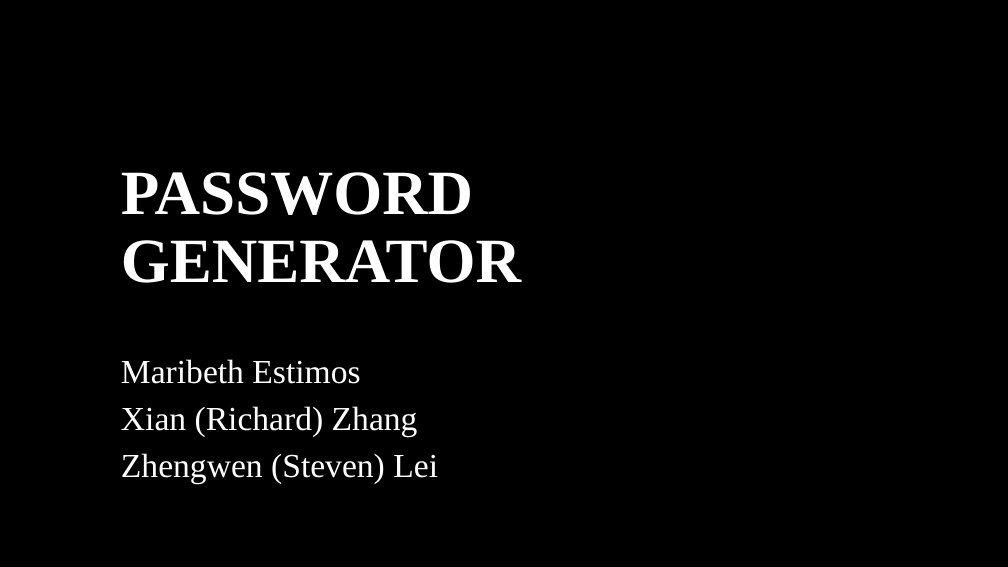
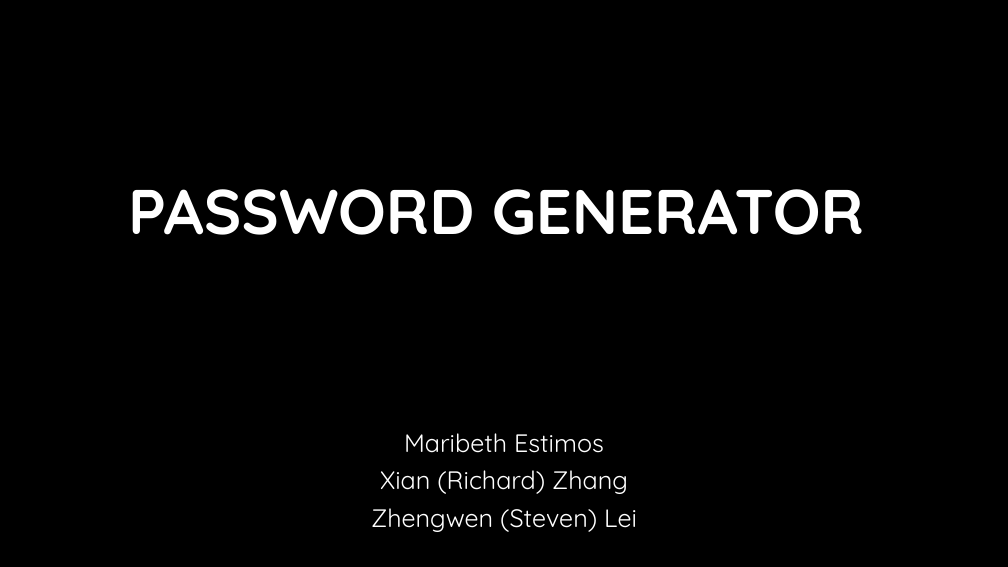
Before and after one commit to Steven-lei/Password-Generator, a slide deck: slide 2 of document/Presentation Password Generator.pptx (slide 1 before the commit). Drawn at 1008x567 pixels with LibreOffice and Linux fonts; fonts in the diff are those of the drawing; background and template pictures are left out. Boxes give left, top, right and bottom in pixels: in the first picture for what was removed or moved away, otherwise in the second. Text is boxed around its words. In the diff, an @@ line names an element or a change of style, - is before the commit and + after.

```diff
--- a/document/Presentation Password Generator.pptx
+++ b/document/Presentation Password Generator.pptx
@@ title "PASSWORD GENERATOR": place and size @@
-title "PASSWORD GENERATOR" at box(121, 172, 521, 283)
+title "PASSWORD GENERATOR" at box(128, 189, 864, 235)
@@ title "PASSWORD GENERATOR" at box(128, 189, 864, 235): font Times New Roman to Quicksand @@
@@ subtitle "Maribeth Estimos" at box(371, 433, 637, 532): size 32 to 24 pt, font Times New Roman to Quicksand; alignment left to centre @@
```
Also in this commit, not shown: 12 other slides changed, 1 slide added.
